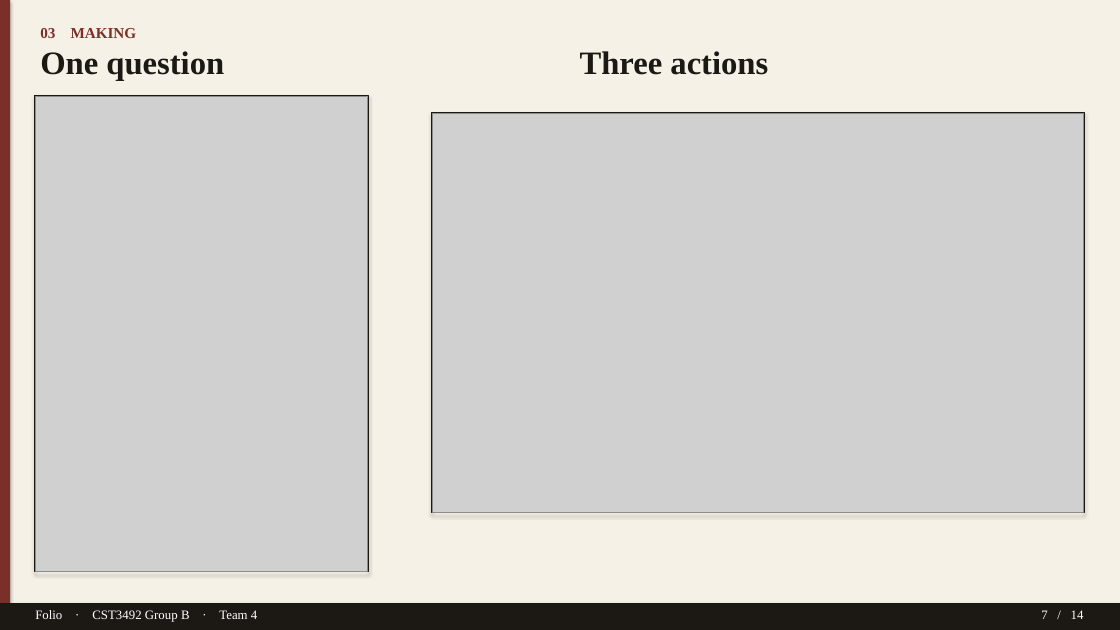
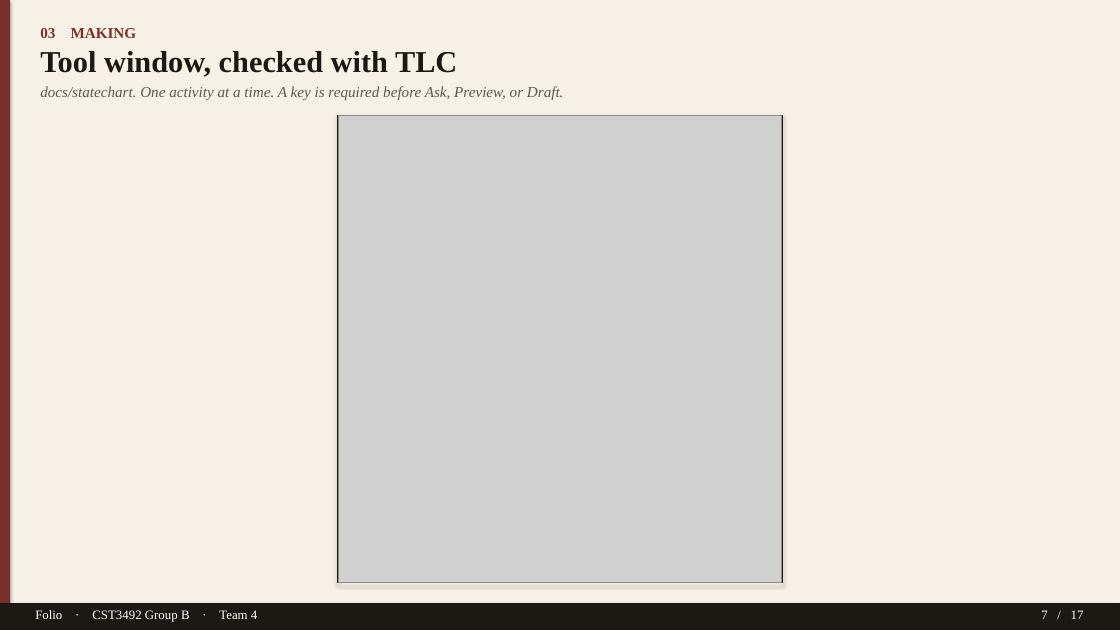
Before and after one commit to TTAWDTT/folio, a slide deck: slide 7 of submission/documents/Folio-GroupB-Team4-Slides.pptx. Drawn at 1120x630 pixels with LibreOffice and Linux fonts; fonts in the diff are those of the drawing; grey boxes stand for pictures. Boxes give left, top, right and bottom in pixels: in the first picture for what was removed or moved away, otherwise in the second. Text is boxed around its words. In the diff, an @@ line names an element or a change of style, - is before the commit and + after.

```diff
--- a/submission/documents/Folio-GroupB-Team4-Slides.pptx
+++ b/submission/documents/Folio-GroupB-Team4-Slides.pptx
@@ text at [40, 51, 457, 77]: text changed; size 28 to 26 pt @@
-One question
+Tool window, checked with TLC
@@ text removed at [580, 51, 768, 75] @@
-Three actions
@@ text added at [40, 86, 564, 100], 13 pt, text #5E574E, italic @@
+docs/statechart. One activity at a time. A key is required before Ask, Preview, or Draft.
@@ picture removed at [35, 97, 368, 571] @@
@@ rectangle: place and size @@
-rectangle at [34, 96, 368, 572]
+rectangle at [338, 115, 783, 583]
@@ picture added at [339, 116, 782, 582] @@
@@ rectangle removed at [432, 113, 1085, 513] @@
@@ picture removed at [433, 113, 1084, 513] @@
@@ text at [1041, 610, 1084, 619]: text changed @@
-7 / 14
+7 / 17
```
Also in this commit, not shown: 13 other slides changed, 3 slides added, 13 other files.
